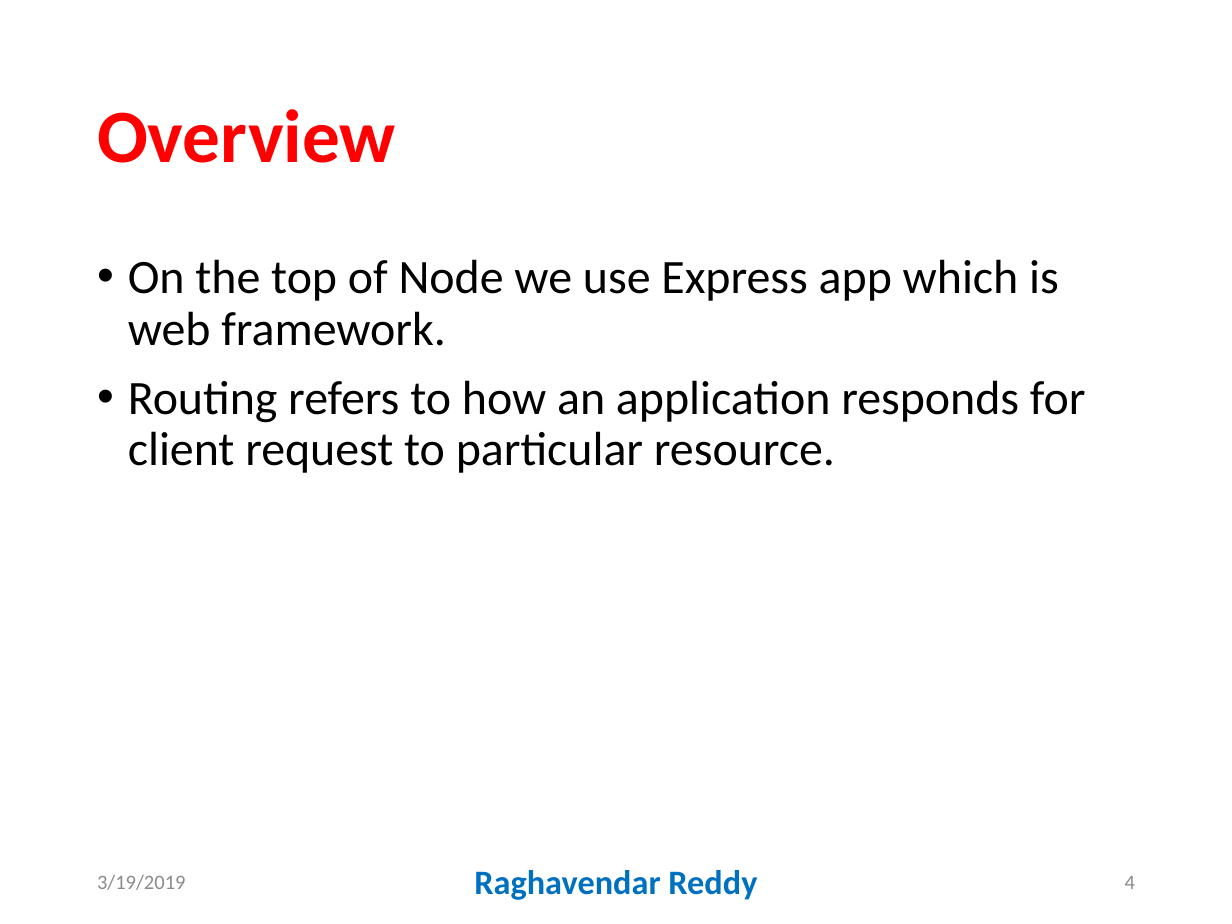
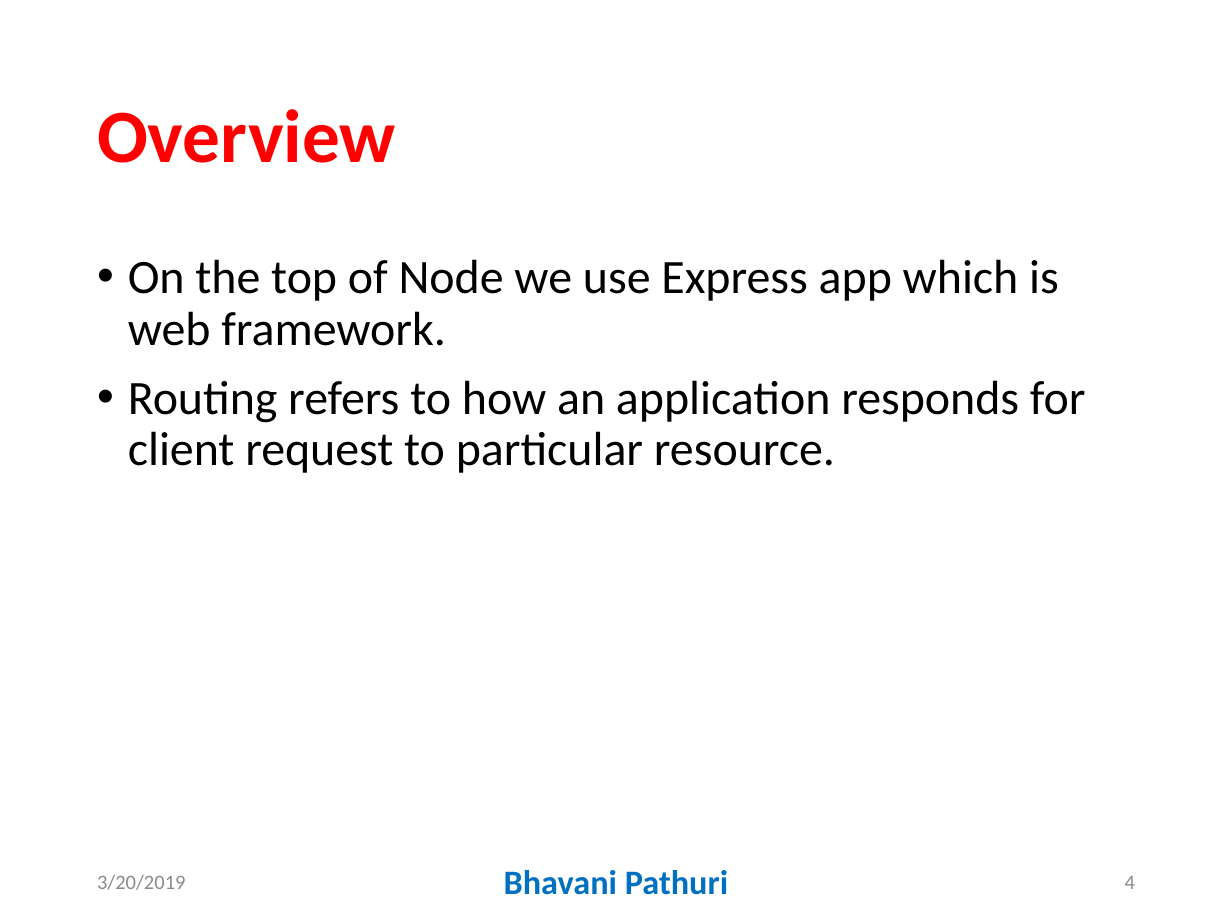
Before and after one commit to GallaPriyanka/routingExpressApp, a slide deck: slide 4 of docs/ws5.pptx. Drawn at 1232x924 pixels with LibreOffice and Linux fonts; fonts in the diff are those of the drawing. Boxes give left, top, right and bottom in pixels: in the first picture for what was removed or moved away, otherwise in the second. Text is boxed around its words. In the diff, an @@ line names an element or a change of style, - is before the commit and + after.

```diff
--- a/docs/ws5.pptx
+++ b/docs/ws5.pptx
@@ text at [97, 875, 186, 890]: text changed @@
-3/19/2019
+3/20/2019
@@ text at [504, 870, 728, 895]: text changed @@
-Raghavendar Reddy
+Bhavani Pathuri
```
Also in this commit, not shown: 12 other slides changed.
